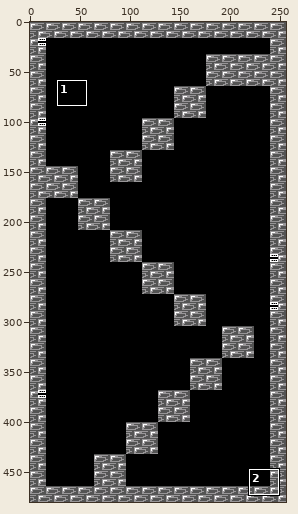
One commit to this sprite sheet: resources/Background/Level2/Level2.png. Above: a wide view before the commit, with the close-up outlined.
Close-up. Before the commit:
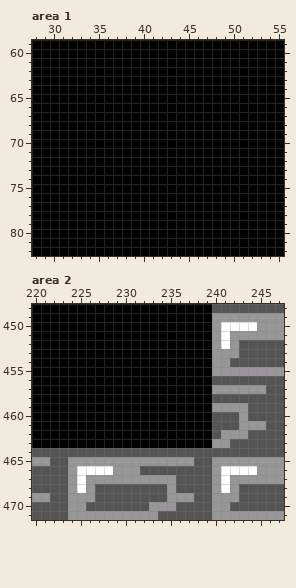
The file is 256x480 pixels. Shown: area 1: x 28..55, y 59..82; area 2: x 220..247, y 448..471.
Now the later version:
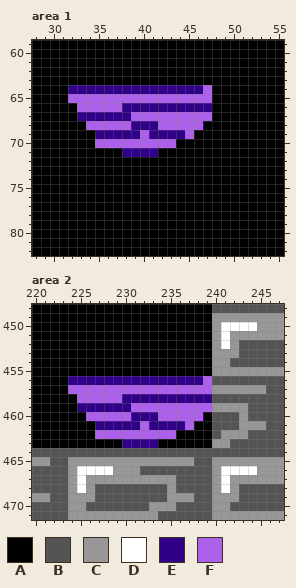
Palette (. is transparent): A #000000  B #545454  C #989698  D #ffffff  E #300088  F #ad60ea
The edit:
Area 1:
y 64: x 32..47 AAAAAAAAAAAAAAAA -> EEEEEEEEEEEEEEEF
y 65: x 32..47 AAAAAAAAAAAAAAAA -> FFFFFFFFFFFFFFFF
y 66: x 33..47 AAAAAAAAAAAAAAA -> FFFFFEEEEEEEEEE
y 67: x 33..47 AAAAAAAAAAAAAAA -> EEEEEEFFFFFFFFF
y 68: x 34..46 AAAAAAAAAAAAA -> FFFFFEEEFFFFF
y 69: x 35..45 AAAAAAAAAAA -> EEEEEFEEEEF
y 70: x 35..43 AAAAAAAAA -> FFFFFFFFF
y 71: x 38..41 AAAA -> EEEE
Area 2:
y 456: x 224..239 AAAAAAAAAAAAAAAA -> EEEEEEEEEEEEEEEF
y 457: x 224..239 AAAAAAAAAAAAAAAA -> FFFFFFFFFFFFFFFF
y 458: x 225..239 AAAAAAAAAAAAAAA -> FFFFFEEEEEEEEEE
y 459: x 225..239 AAAAAAAAAAAAAAA -> EEEEEEFFFFFFFFF
y 460: x 226..238 AAAAAAAAAAAAA -> FFFFFEEEFFFFF
y 461: x 227..237 AAAAAAAAAAA -> EEEEEFEEEEF
y 462: x 227..235 AAAAAAAAA -> FFFFFFFFF
y 463: x 230..233 AAAA -> EEEE
